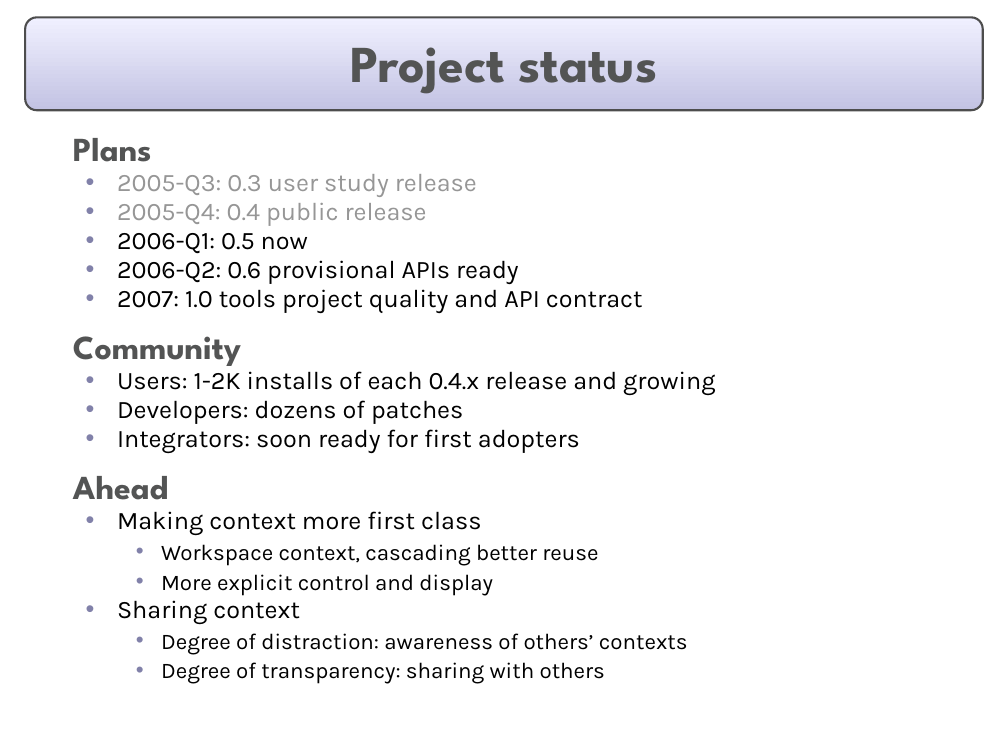
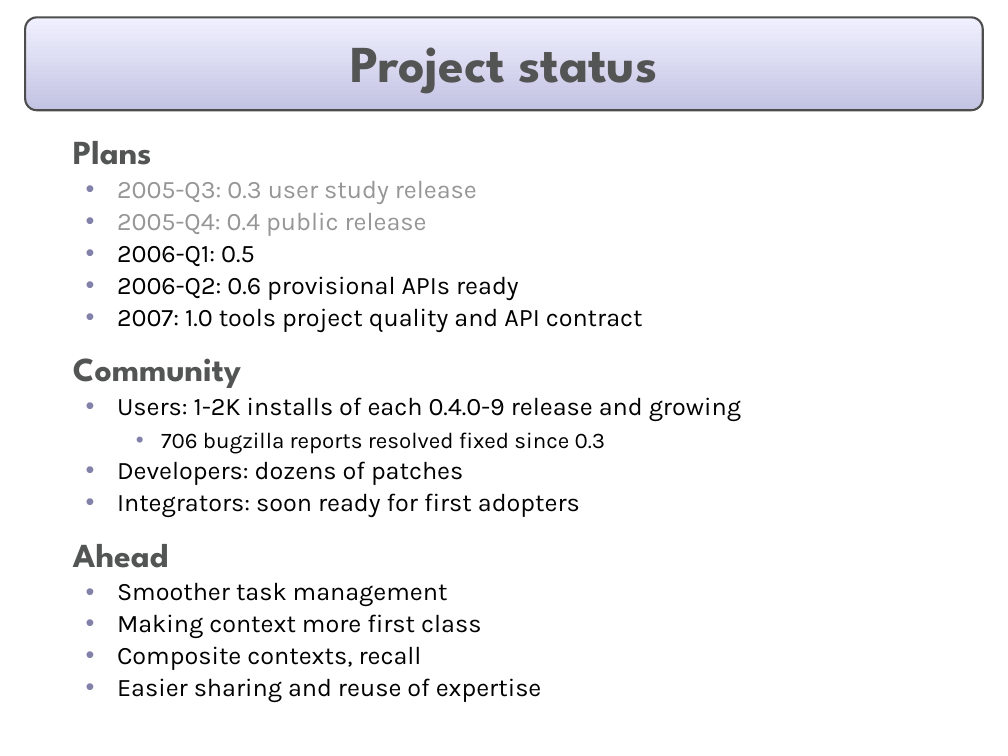
Before and after one commit to eclipse-mylyn/mylyn-website, a slide deck: slide 18 of publications/2006-03-mylar-eclipsecon.ppt. Drawn at 1008x756 pixels with LibreOffice and Linux fonts; fonts in the diff are those of the drawing. Boxes give left, top, right and bottom in pixels: in the first picture for what was removed or moved away, otherwise in the second. Text is boxed around its words. In the diff, an @@ line names an element or a change of style, - is before the commit and + after.

```diff
--- a/publications/2006-03-mylar-eclipsecon.ppt
+++ b/publications/2006-03-mylar-eclipsecon.ppt
@@ text at (73,141,643,639): line spacing 0.8 to 0.9 @@
@@ text at (117,246,255,267): text changed @@
-  • 2006-Q1: 0.5 now
+  • 2006-Q1: 0.5
@@ text at (117,397,741,454): text changed @@
-  • Users: 1-2K installs of each 0.4.x release and growing
+  • Users: 1-2K installs of each 0.4.0-9 release and growing
+    • 706 bugzilla reports resolved fixed since 0.3
@@ text at (117,582,448,607): paragraph added @@
+  • Smoother task management
@@ text at (117,646,542,703): text changed; size 16 to 18 pt @@
-    • Workspace context, cascading better reuse
-    • More explicit control and display
-  • Sharing context
-    • Degree of distraction: awareness of others’ contexts
-    • Degree of transparency: sharing with others
+  • Composite contexts, recall
+  • Easier sharing and reuse of expertise
```
Also in this commit, not shown: 14 other slides changed.
